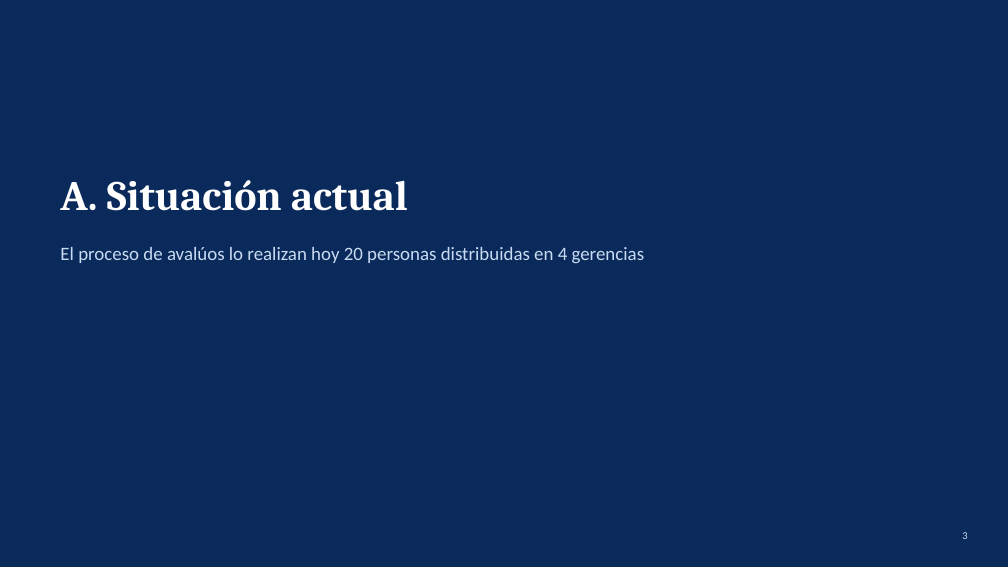
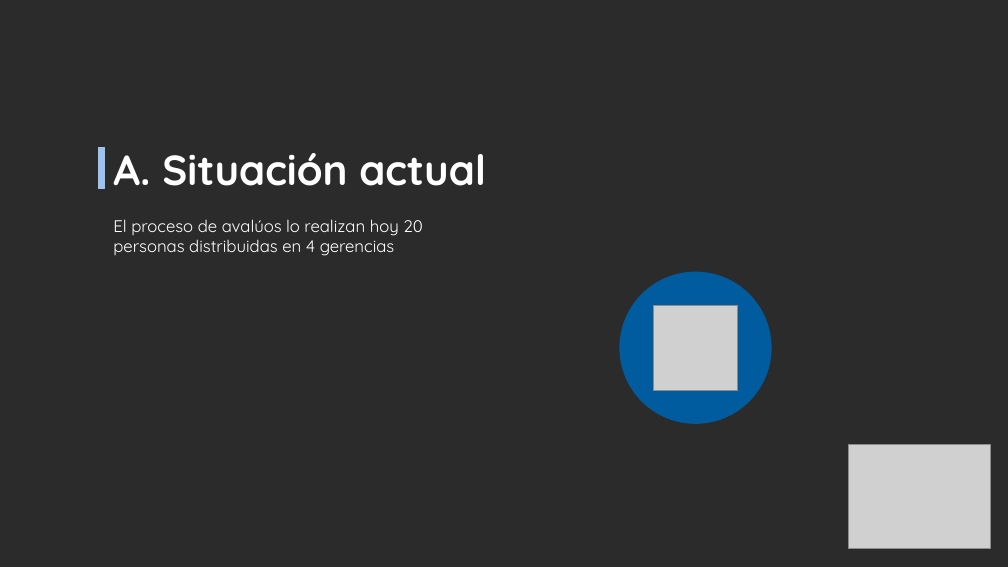
Before and after one commit to menjivar201280/riesgo, a slide deck: slide 3 of administracion-avaluos/Proyecto_Administracion_de_Avaluos.pptx. Drawn at 1008x567 pixels with LibreOffice and Linux fonts; fonts in the diff are those of the drawing; grey boxes stand for pictures; background and template pictures are left out; a plain dark background stands for a picture behind light text. Boxes give left, top, right and bottom in pixels: in the first picture for what was removed or moved away, otherwise in the second. Text is boxed around its words. In the diff, an @@ line names an element or a change of style, - is before the commit and + after.

```diff
--- a/administracion-avaluos/Proyecto_Administracion_de_Avaluos.pptx
+++ b/administracion-avaluos/Proyecto_Administracion_de_Avaluos.pptx
@@ background #0A2A5C to picture (left out) @@
@@ rectangle added at (x1=98, y1=147, x2=104, y2=189), fill #9CC3F0, outline #9CC3F0 1 pt @@
@@ title "A. Situación actual" moved from (x1=60, y1=180, x2=408, y2=211) to (x1=113, y1=153, x2=486, y2=186) @@
@@ title "A. Situación actual" at (x1=113, y1=153, x2=486, y2=186): font Cambria to Quicksand; vertical alignment bottom to middle @@
@@ text "El proceso de avalúos lo ..." moved from (x1=60, y1=247, x2=644, y2=263) to (x1=113, y1=219, x2=422, y2=256) @@
@@ text "El proceso de avalúos lo ..." at (x1=113, y1=219, x2=422, y2=256): size 18 to 16 pt, font Calibri to Quicksand, text colour #C9DBF2 to #FFFFFF @@
@@ ellipse added at (x1=620, y1=272, x2=771, y2=423), fill #005C9F, outline #005C9F 1 pt @@
@@ picture added at (x1=653, y1=306, x2=738, y2=390) @@
@@ picture added at (x1=848, y1=445, x2=991, y2=548) @@
@@ page number removed at (x1=962, y1=532, x2=967, y2=539) @@
-3
```
Also in this commit, not shown: 15 other slides changed, 2 slides added.
